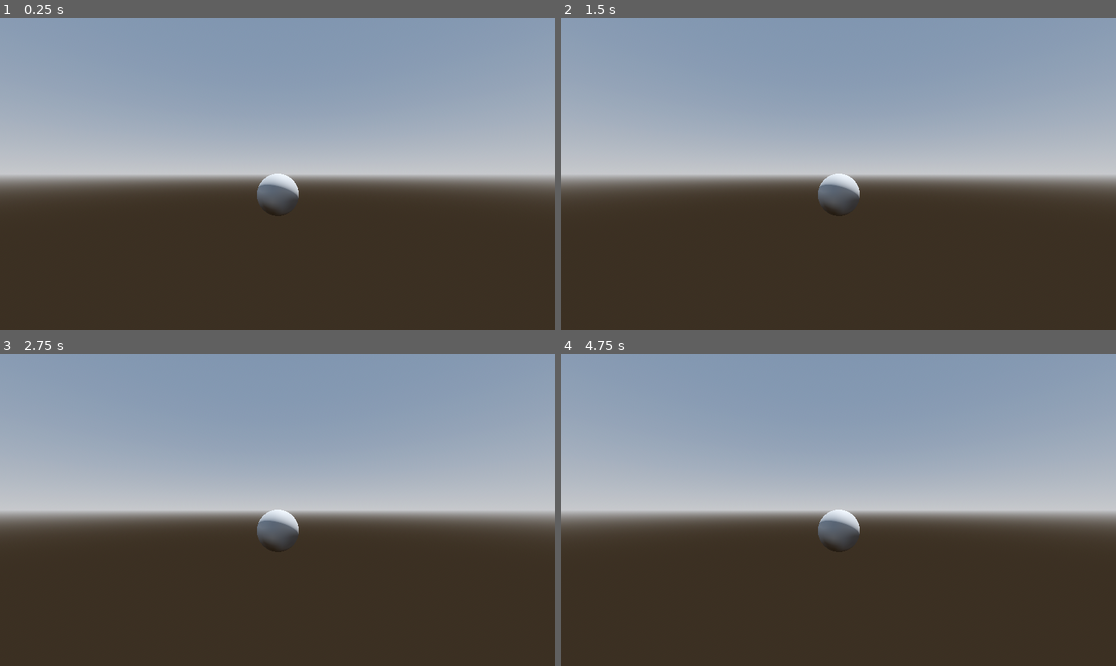
Above: before the commit, frames 1-4 (two rows, left to right).
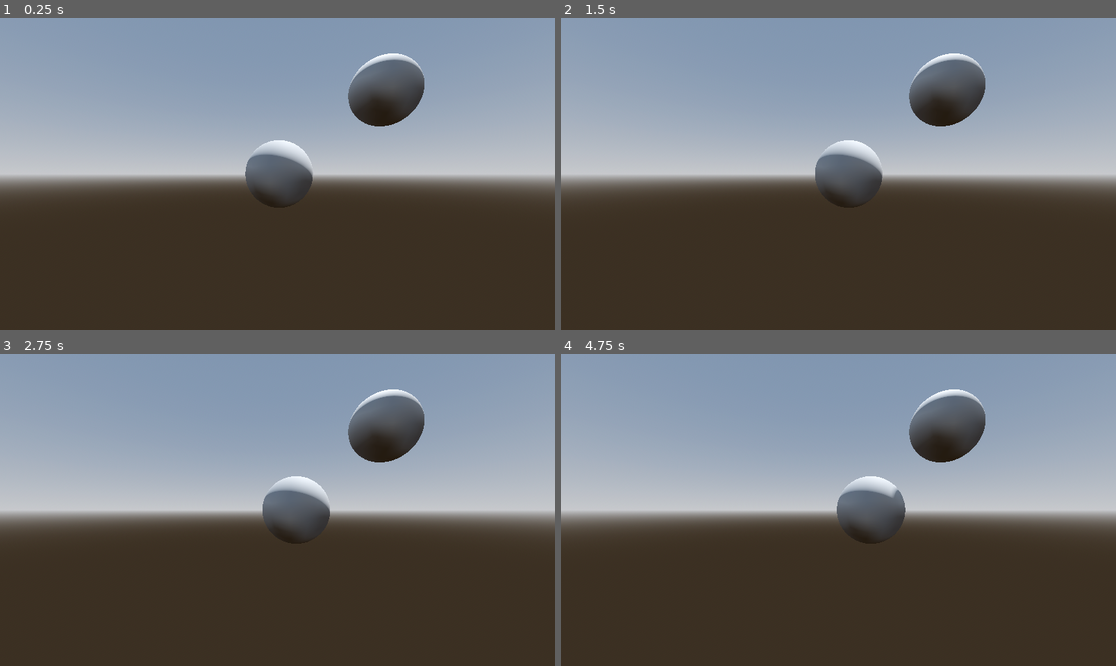
Above: after the commit, the same moments.

Repository: Wavero/Physics
Game: Godot game, scene res://Scenes/Level.tscn
Two runs of this game, one before a commit and one after it. Both use one fixed random seed, a clock stepped at 60 frames per second and the inputs below. Before the commit the project starts from res://Level.tscn.
Inputs:
- Up to frame 1 (0.25 s): no input
- Up to frame 2 (1.5 s): tap Enter (ui_accept) at 0.5, 0.6, 0.77, 1.07, 1.35 s; hold Right (ui_right) 0.53-1.28 s; hold Down (ui_down) from 1.28 s (still down)
- Up to frame 3 (2.75 s): tap Enter (ui_accept) at 1.52, 1.82, 2, 2.1 s; release Down (ui_down) at 2.03 s; hold Right (ui_right) from 2.03 s (still down)
- Up to frame 4 (4.75 s): release Right (ui_right) at 2.78 s; hold Up (ui_up) 2.78-3.53 s; tap Enter (ui_accept) at 2.85, 3.02, 3.32, 3.5, 3.6, 3.77, 4.07, 4.35, 4.52 s; hold Left (ui_left) from 3.53 s (still down)

The runs differ from the first frame. In frame 1, 4.2% of the frame differs, in the area x 44-77%, y 11-64%; in frame 2, 4.2%; in frame 3, 4.3%; in frame 4, 4.4%, in the area x 46-77%, y 11-64%.

Commit message:
Done a whole lot of messing
lol

Diff:
--- a/spherecollision/CharacterBody.gd
+++ /dev/null
@@ -1,28 +0,0 @@
-extends CharacterBody3D
-
-
-const SPEED = 5.0
-const JUMP_VELOCITY = 4.5
-
-
-func _physics_process(delta: float) -> void:
-	# Add the gravity.
-	if not is_on_floor():
-		velocity += get_gravity() * delta
-
-	# Handle jump.
-	if Input.is_action_just_pressed("ui_accept") and is_on_floor():
-		velocity.y = JUMP_VELOCITY
-
-	# Get the input direction and handle the movement/deceleration.
-	# As good practice, you should replace UI actions with custom gameplay actions.
-	var input_dir := Input.get_vector("ui_left", "ui_right", "ui_up", "ui_down")
-	var direction := (transform.basis * Vector3(input_dir.x, 0, input_dir.y)).normalized()
-	if direction:
-		velocity.x = direction.x * SPEED
-		velocity.z = direction.z * SPEED
-	else:
-		velocity.x = move_toward(velocity.x, 0, SPEED)
-		velocity.z = move_toward(velocity.z, 0, SPEED)
-
-	move_and_slide()
--- a/spherecollision/Level.tscn
+++ b/spherecollision/Scenes/Level.tscn
@@ -1,6 +1,6 @@
-[gd_scene load_steps=5 format=3 uid="uid://gqstfh6eofc4"]
+[gd_scene load_steps=6 format=3 uid="uid://gqstfh6eofc4"]
 
-[ext_resource type="PackedScene" uid="uid://7cwy1alh4fsq" path="res://Sphere.tscn" id="1_t4iwo"]
+[ext_resource type="PackedScene" uid="uid://7cwy1alh4fsq" path="res://Scenes/Sphere.tscn" id="1_ymhy7"]
 
 [sub_resource type="ProceduralSkyMaterial" id="ProceduralSkyMaterial_4y08u"]
 sky_horizon_color = Color(0.64625, 0.65575, 0.67075, 1)
@@ -15,6 +15,8 @@
 tonemap_mode = 2
 glow_enabled = true
 
+[sub_resource type="SphereMesh" id="SphereMesh_w7eo3"]
+
 [node name="Level" type="Node3D"]
 
 [node name="Light" type="DirectionalLight3D" parent="."]
@@ -24,7 +26,12 @@
 [node name="Environment" type="WorldEnvironment" parent="."]
 environment = SubResource("Environment_iw4le")
 
-[node name="Sphere" parent="." instance=ExtResource("1_t4iwo")]
+[node name="Sphere" parent="." instance=ExtResource("1_ymhy7")]
+transform = Transform3D(1, 0, 0, 0, 1, 0, 0, 0, 1, 0, 0, 0)
 
 [node name="Camera" type="Camera3D" parent="."]
-transform = Transform3D(1, 0, 0, 0, 1, 0, 0, 0, 1, 0, 0.96453, 4.85349)
+transform = Transform3D(1, 0, 0, 0, 1, 0, 0, 0, 1, 0, 0, 3.04704)
+
+[node name="TesterSphere" type="MeshInstance3D" parent="."]
+transform = Transform3D(1, 0, 0, 0, 1, 0, 0, 0, 1, 1.58916, 1.22655, 0)
+mesh = SubResource("SphereMesh_w7eo3")
--- /dev/null
+++ b/spherecollision/Scenes/Sphere.tscn
@@ -0,0 +1,10 @@
+[gd_scene load_steps=3 format=3 uid="uid://7cwy1alh4fsq"]
+
+[ext_resource type="Script" path="res://Scripts/Sphere.gd" id="1_vcwig"]
+
+[sub_resource type="SphereMesh" id="SphereMesh_6mmww"]
+
+[node name="Sphere" type="MeshInstance3D"]
+transform = Transform3D(1, 0, 0, 0, 1, 0, 0, 0, 1, 0.0092907, 0.47093, -0.0129108)
+mesh = SubResource("SphereMesh_6mmww")
+script = ExtResource("1_vcwig")
--- /dev/null
+++ b/spherecollision/Scripts/Sphere.gd
@@ -0,0 +1,93 @@
+extends MeshInstance3D
+
+
+#Make otherObject able to be anything
+
+var otherObject = Vector3(4,3,0)
+var thisObject = Vector3(-2,5,0)
+
+
+#Velocity vector variables
+var previousPos
+
+
+
+var thisObject_length
+
+var A
+var V = Vector3(0,0,0)
+var d
+var q
+
+
+var angleBetween
+var closestApproach
+
+
+var vel_length
+var A_length
+const RADIUS = 0.5
+
+
+#vectors = vectors3(position) - vectors3(otherobject)
+# Called when the node enters the scene tree for the first time.
+func _ready() -> void:
+
+	#Initialises the variable with its starting origin
+	previousPos = global_transform.origin
+
+	# 'position' is This sphere, and otherObject is the other sphere
+	A = _getVector(position,otherObject)
+	#print(A)
+
+
+	pass # Replace with function body.
+
+
+# Called every frame. 'delta' is the elapsed time since the previous frame.
+func _process(delta: float) -> void:
+
+	#Move in x to test
+	position.x += 0.1 * delta
+
+	#Distance (Current Pos - Old Pos) / time (Delta)
+	V = (global_transform.origin - previousPos) / delta                                       #V
+	previousPos = global_transform.origin
+
+
+	# radius 1 and radius 2 squared - d squared = e
+
+	q = (_getAngleBetweenVectors(otherObject,thisObject))
+	print(q)
+	#Projects the position onto the V vector
+	#The closest point of approach happens when the position is perpendicular to the V vector
+	#angleBetween = (V.normalized() * A.dot(V)) / vel_length                 #q
+	#print (angleBetween)
+
+	#closestApproach = V - angleBetween
+	#var distToCloApproach = closestApproach.length()
+	#d = distToCloApproach - (RADIUS + RADIUS)
+	#if D is less than r1 + r2 (in this case, 1) then collision is possible
+	#print (d)
+
+	pass
+
+#Gets the vector of sphere 1 and sphere 2
+func _getVector(Sphere1, Sphere2):
+	return Sphere2-Sphere1
+
+func _getMagnitudeOfVector(x,y,z):
+	return sqrt((x*x) + (y*y) + (z*z))
+
+func _getAngleBetweenVectors(U, V):
+	#Dot product of the two vectors
+	var dot = U.dot(V)
+	#Magnitude of the two vectors
+	var uMag = _getMagnitudeOfVector(U.x,U.y,U.z)
+	var vMag = _getMagnitudeOfVector(V.x,V.y,V.z)
+
+	#Dot product divided by the magnitudes multiplied togehter
+	#And then that answer multiplied by inverse cosine
+	#Has to be converted to degrees to get the angle
+	var formula = rad_to_deg(acos(dot / (uMag * vMag)))
+	return formula
--- a/spherecollision/Sphere.gd
+++ /dev/null
@@ -1,41 +0,0 @@
-extends MeshInstance3D
-
-
-const CENTRE = Vector3(0,0,0)
-
-#TODO: Make radius linked to actual mesh radius
-var radius = 0.5
-
-#Make otherObject able to be anything
-var otherObject = Vector3(0,12,5)
-
-
-var distanceTo = position.distance_to(otherObject)
-var vectorAx = (otherObject.x - position.x)
-var lol = 5-position.x
-#A - Vector from the centre of sphere 1 to sphere 2
-
-#V - Veloctiy for sphere 1 (this)
-
-#d - distance between centres of two spheres at closest approach along the path of V
-#if d is less than the sum of radius 1 and radius 2 then collision is possible
-
-#To find d we need the angle between V and A and the length of A
-#Q is the angle between V and A
-
-
-# Called when the node enters the scene tree for the first time.
-func _ready() -> void:
-
-	print(otherObject.x - position.x)
-	print(vectorAx)
-	print(lol)
-
-
-
-	pass # Replace with function body.
-
-
-# Called every frame. 'delta' is the elapsed time since the previous frame.
-func _process(delta: float) -> void:
-	pass
--- a/spherecollision/project.godot
+++ b/spherecollision/project.godot
@@ -11,6 +11,6 @@
 [application]
 
 config/name="SphereCollision"
-run/main_scene="res://Level.tscn"
+run/main_scene="res://Scenes/Level.tscn"
 config/features=PackedStringArray("4.2", "Forward Plus")
 config/icon="res://icon.svg"
Not shown, added: spherecollision/Lev6498.tmp
Not shown, added: spherecollision/Lev9FAB.tmp
Not shown, added: spherecollision/Scenes/Lev39A1.tmp
Not shown, added: spherecollision/Scenes/Lev4A1B.tmp
Not shown, added: spherecollision/Scenes/Lev4E72.tmp
Not shown, added: spherecollision/Scenes/Lev6AA0.tmp
Not shown, added: spherecollision/Scenes/Sph6B05.tmp
Not shown, added: spherecollision/Scenes/SphE139.tmp
